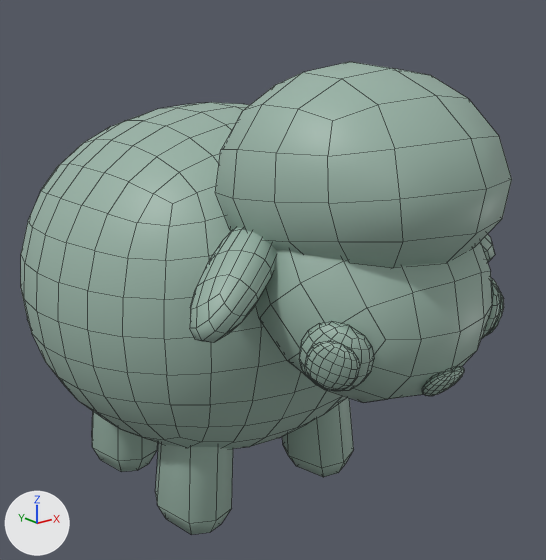
The FBX model Assets/Models/Sheep.fbx, before and after one commit.
Rendered twice from a 50 mm camera at (-1.8, -2.65, 1.9) aimed at (0.11, -0.27, 0.94). Every picture has the same lights, and +X, +Y and +Z are marked at lower left. Mesh edges are drawn as thin lines. Where no turn or scale is listed for an object, it has been applied to the vertices. Vertices at the same position are counted once.

Objects in the first picture: 'Sheep'.
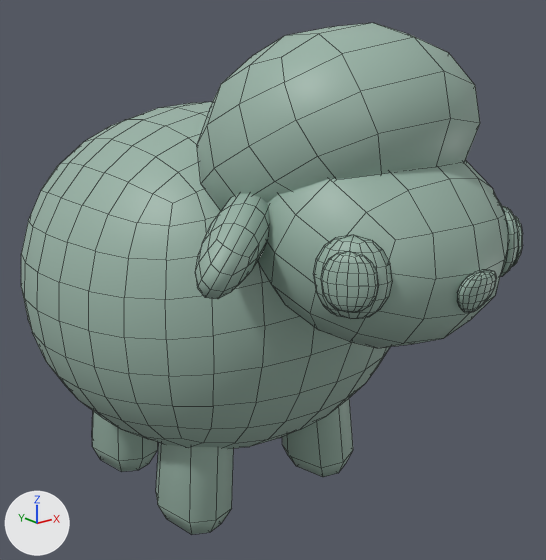
Commit message: Reexported sheep

Pixel boxes (x1, y1, x2, y2) of what changed, in the pictures (546 x 560 px; the box of a moved part takes in the faces that stretch with it):
'Sheep', reshaped (8% taller)
    before: (21, 62, 512, 535)
    after: (21, 23, 523, 534)
part 1 of me_sphere_001, moved or reshaped
    before: (215, 62, 512, 268)
    after: (197, 23, 480, 211)
part 2 of me_sphere_001, moved or reshaped (not visible afterwards)
    before: (480, 234, 495, 262)
part 3 of me_sphere_001, moved or reshaped
    before: (190, 228, 276, 343)
    after: (195, 193, 270, 299)
part 4 of me_sphere_001, moved or reshaped
    before: (256, 242, 492, 402)
    after: (258, 161, 509, 348)
part 5 of me_sphere_001, moved or reshaped
    before: (422, 366, 464, 396)
    after: (457, 270, 497, 313)
part 6 of me_sphere_001, moved or reshaped
    before: (481, 278, 501, 339)
    after: (500, 205, 518, 277)
part 7 of me_sphere_001, moved or reshaped
    before: (486, 290, 504, 336)
    after: (512, 216, 523, 266)
part 8 of me_sphere_001, moved or reshaped
    before: (299, 321, 374, 391)
    after: (313, 235, 392, 319)
part 9 of me_sphere_001, moved or reshaped
    before: (305, 341, 360, 390)
    after: (321, 251, 379, 313)
part 10 of me_sphere_001, moved or reshaped
    before: (88, 102, 347, 449)
    after: (89, 102, 390, 449)

The edits, one by one:
me_sphere_001 is used by ob_sheep; location (0.0, 0.0, 0.0).
me_sphere_001 had 1314 vertices, 1288 faces and spanned x -0.81..0.81, y -1.37..1.06, z 0.0..1.84.
me_sphere_001 now has 1314 vertices, 1288 faces and spans x -0.81..0.81, y -1.4..1.06, z 0.0..1.96.
me_sphere_001 part 1: the loose piece of 98 vertices spanning x -0.47..0.47, y -1.37..-0.43, z 1.14..1.84 is turned -25.1 degrees about the x axis through its middle, then moved by (0.0, 0.13, 0.12).
me_sphere_001 part 2: the loose piece of 98 vertices spanning x 0.26..0.69, y -0.98..-0.67, z 1.05..1.38 is turned -25.1 degrees about the x axis through its middle, then moved by (0.0, 0.0, 0.11).
me_sphere_001 part 3: the loose piece of 98 vertices spanning x -0.69..-0.26, y -0.98..-0.67, z 1.05..1.38 is turned -25.1 degrees about the x axis through its middle, then moved by (0.0, 0.0, 0.11).
me_sphere_001 part 4: the loose piece of 98 vertices spanning x -0.44..0.44, y -1.32..-0.56, z 0.75..1.52 is turned -25.1 degrees about the x axis through its middle, then moved by (0.0, -0.02, 0.17).
me_sphere_001 part 5: the loose piece of 114 vertices spanning x -0.08..0.08, y -1.32..-1.21, z 0.81..0.92 is turned -25.2 degrees about the x axis through its middle, then moved by (0.0, -0.1, 0.33).
me_sphere_001 part 6: the loose piece of 65 vertices spanning x 0.27..0.42, y -1.23..-1.03, z 0.88..1.12 is turned -25.2 degrees about the x axis through its middle, then moved by (0.0, -0.06, 0.26).
me_sphere_001 part 7: the loose piece of 65 vertices spanning x 0.33..0.43, y -1.23..-1.08, z 0.9..1.08 is turned -25.2 degrees about the x axis through its middle, then moved by (0.0, -0.06, 0.27).
me_sphere_001 part 8: the loose piece of 65 vertices spanning x -0.42..-0.27, y -1.23..-1.03, z 0.88..1.12 is turned -25.2 degrees about the x axis through its middle, then moved by (0.0, -0.06, 0.26).
me_sphere_001 part 9: the loose piece of 65 vertices spanning x -0.43..-0.33, y -1.23..-1.08, z 0.9..1.08 is turned -25.2 degrees about the x axis through its middle, then moved by (0.0, -0.06, 0.27).
me_sphere_001 part 10: 94 of 1314 vertices moved; they spanned x -0.69..0.69, y -0.86..-0.16, z 0.41..1.66 and now span x -0.69..0.69, y -0.88..-0.16, z 0.41..1.65; mean shift (0.0, -0.01, 0.0); largest move (0.0, -0.79, 1.27) -> (0.0, -0.79, 1.31).
